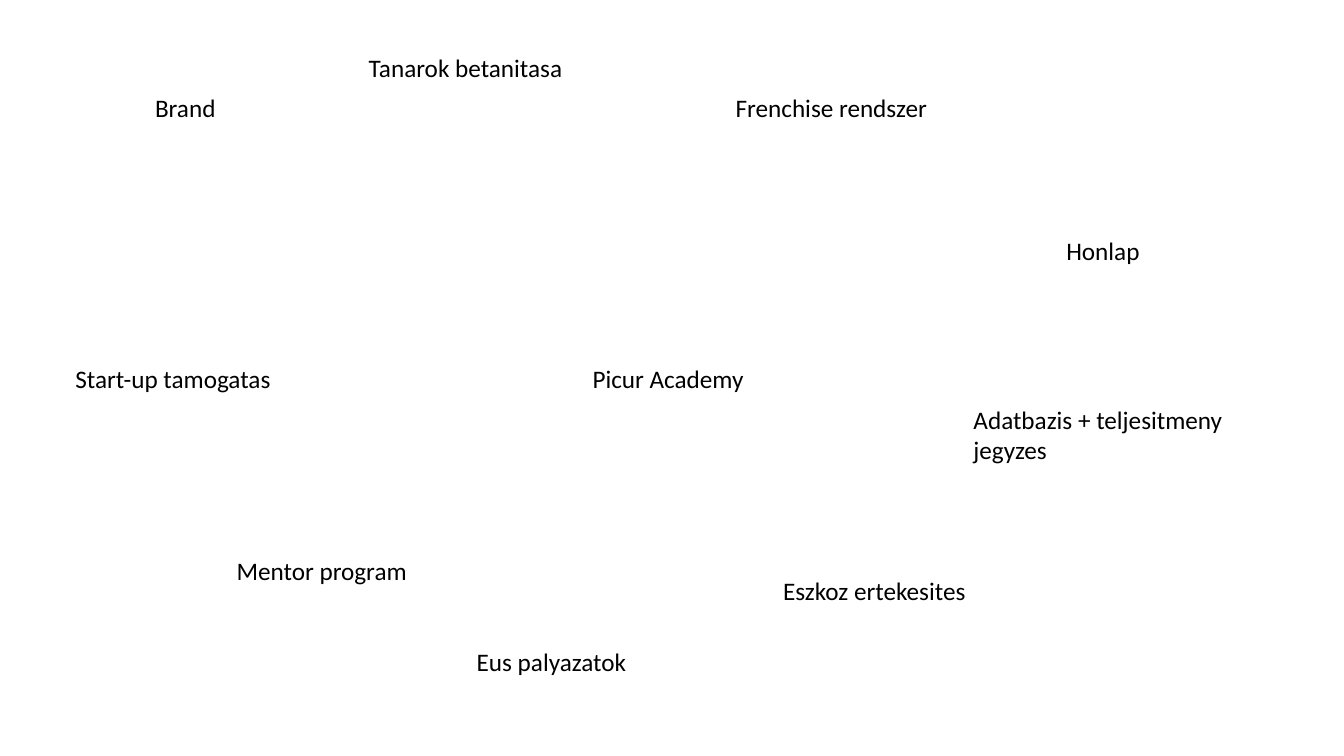
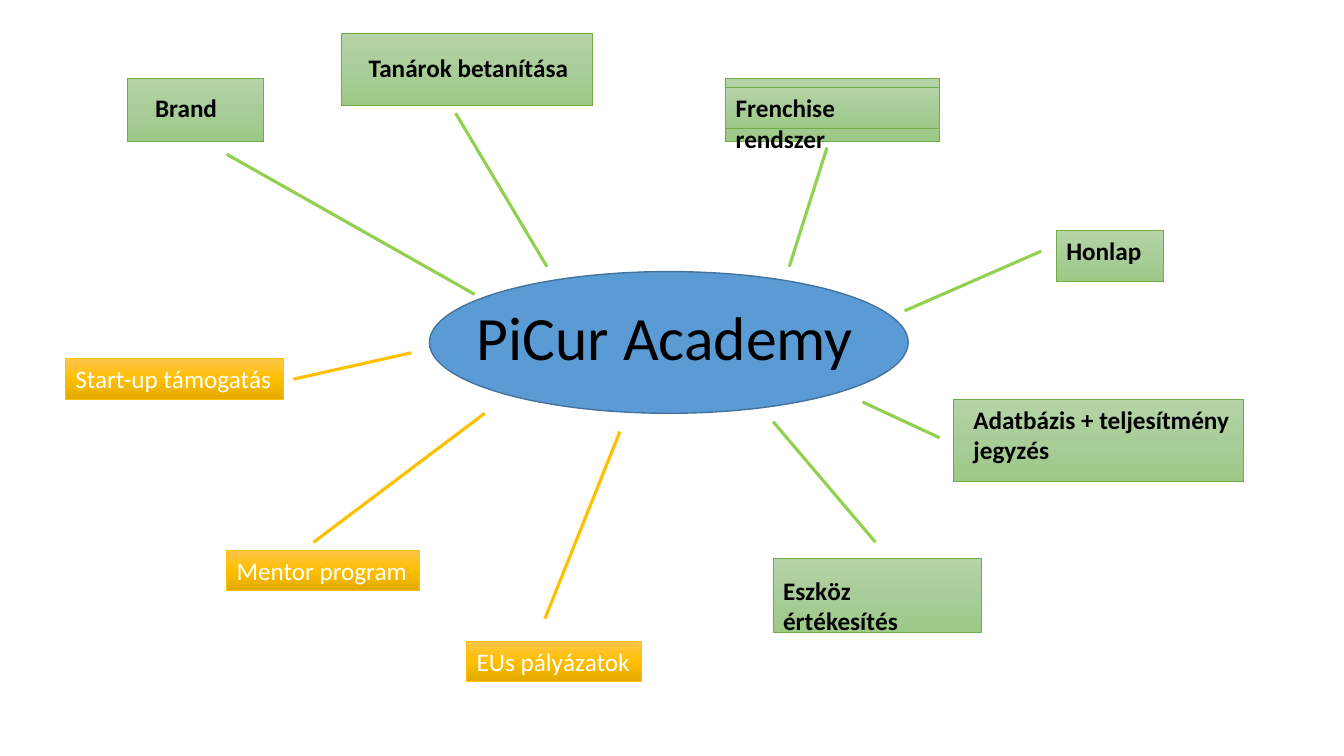
Before and after one commit to diveki/raspberry, a slide deck: slide 11 of Business/uzleti terv.pptx (slide 1 before the commit). Drawn at 1344x756 pixels with LibreOffice and Linux fonts; fonts in the diff are those of the drawing. Boxes give left, top, right and bottom in pixels: in the first picture for what was removed or moved away, otherwise in the second. Text is boxed around its words. In the diff, an @@ line names an element or a change of style, - is before the commit and + after.

```diff
--- a/Business/uzleti terv.pptx
+++ b/Business/uzleti terv.pptx
@@ rectangle added at <box>342,33,593,106</box>, fill gradient #B5D5A7 to #AACE9A to #9CC987, outline #70AD47 0.5 pt @@
@@ text at <box>369,59,568,77</box>: text changed; bold on @@
-Tanarok betanitasa
+Tanárok betanítása
@@ rectangle added at <box>127,79,263,141</box>, fill gradient #B5D5A7 to #AACE9A to #9CC987, outline #70AD47 0.5 pt @@
@@ text "Brand" at <box>155,99,217,117</box>: bold on @@
@@ rectangle "Frenchise rendszer" at <box>726,88,940,128</box>: bold on; fill none to gradient #B5D5A7 to #AACE9A to #9CC987; outline none to #70AD47 0.5 pt @@
@@ rectangle added at <box>726,79,940,141</box>, fill gradient #B5D5A7 to #AACE9A to #9CC987, outline #70AD47 0.5 pt @@
@@ line added from (456, 113) to (547, 267), #92D050 2.25 pt @@
@@ line added from (828, 147) to (789, 267), #92D050 2.25 pt @@
@@ line added from (227, 154) to (475, 294), #92D050 2.25 pt @@
@@ text "Honlap" at <box>1066,242,1141,264</box>: bold on @@
@@ rectangle added at <box>1057,231,1164,281</box>, fill gradient #B5D5A7 to #AACE9A to #9CC987, outline #70AD47 0.5 pt @@
@@ line added from (1042, 251) to (904, 311), #92D050 2.25 pt @@
@@ ellipse added at <box>430,271,908,413</box>, fill #5B9BD5, outline #43739E 1 pt @@
@@ text at <box>477,317,853,370</box>: text changed; size 18 to 44 pt @@
-Picur Academy
+PiCur Academy
@@ rectangle "Start-up támogatás" at <box>66,359,283,399</box>: fill none to gradient #FFC64B to #FFC000 to #E3AB00; outline none to #FFC000 0.5 pt @@
@@ line added from (293, 379) to (411, 353), #FFC000 2.25 pt @@
@@ text in rectangle at <box>75,370,271,393</box>: text changed; text colour #000000 to #FFFFFF @@
-Start-up tamogatas
+Start-up támogatás
@@ line added from (314, 542) to (485, 413), #FFC000 2.25 pt @@
@@ line added from (940, 438) to (863, 402), #92D050 2.25 pt @@
@@ rectangle added at <box>954,399,1244,482</box>, fill gradient #B5D5A7 to #AACE9A to #9CC987, outline #70AD47 0.5 pt @@
@@ text at <box>973,411,1229,464</box>: text changed; bold on @@
-Adatbazis + teljesitmeny jegyzes
+Adatbázis + teljesítmény jegyzés
@@ line added from (545, 619) to (620, 432), #FFC000 2.25 pt @@
@@ line added from (876, 542) to (773, 421), #92D050 2.25 pt @@
@@ rectangle "Mentor program" at <box>227,551,419,591</box>: text colour #000000 to #FFFFFF; fill none to gradient #FFC64B to #FFC000 to #E3AB00; outline none to #FFC000 0.5 pt @@
@@ rectangle added at <box>773,559,982,632</box>, fill gradient #B5D5A7 to #AACE9A to #9CC987, outline #70AD47 0.5 pt @@
@@ text at <box>783,582,898,637</box>: text changed; bold on @@
-Eszkoz ertekesites
+Eszköz értékesítés
@@ 4 rectangles: place and size @@
-4 rectangles at <box>75,99,927,675</box>
+4 rectangles at <box>66,88,940,682</box>
@@ rectangle "EUs pályázatok" at <box>467,641,641,682</box>: fill none to gradient #FFC64B to #FFC000 to #E3AB00; outline none to #FFC000 0.5 pt @@
@@ text in rectangle at <box>477,653,630,675</box>: text changed; text colour #000000 to #FFFFFF @@
-Eus palyazatok
+EUs pályázatok
```
Also in this commit, not shown: 18 slides added.
